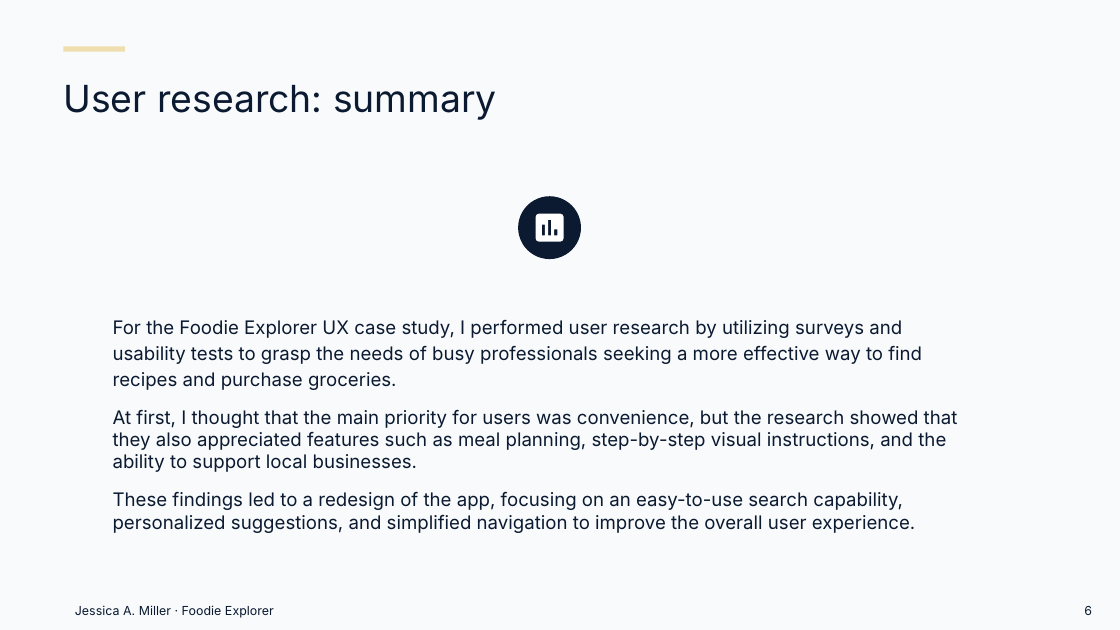
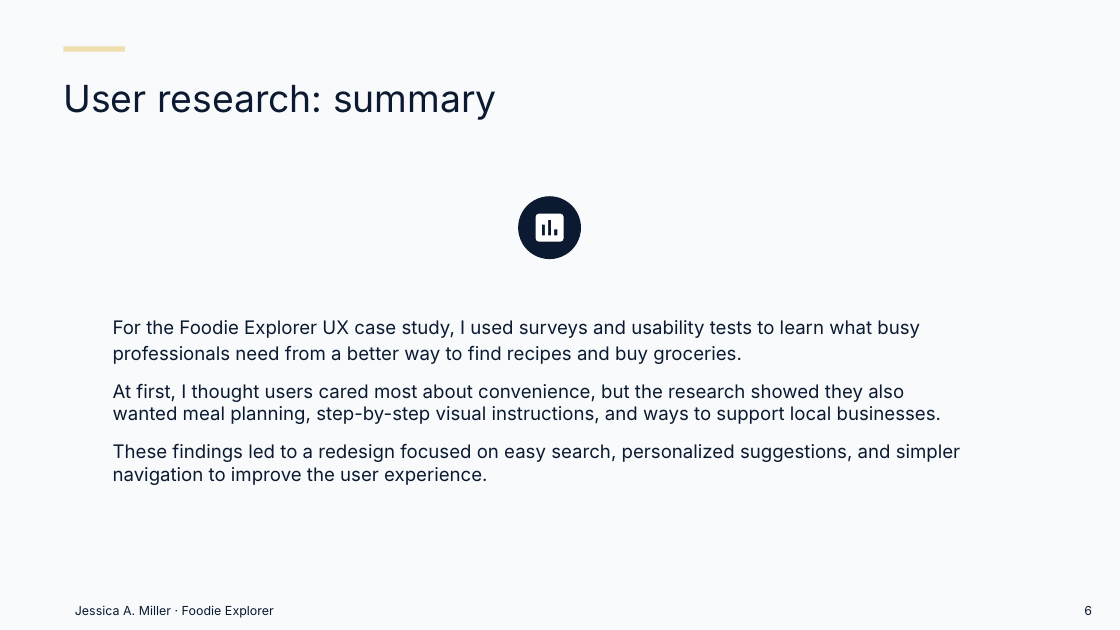
Before and after one commit to Millrjess/millrjess.github.io, a slide deck: slide 6 of assets/presentations/Foodie_Explorer_Case_Study_Professional.pptx. Drawn at 1120x630 pixels with LibreOffice and Linux fonts; fonts in the diff are those of the drawing. Boxes give left, top, right and bottom in pixels: in the first picture for what was removed or moved away, otherwise in the second. Text is boxed around its words. In the diff, an @@ line names an element or a change of style, - is before the commit and + after.

Commit message:
Foodie Explorer full case study: content edit for clarity and conciseness (81 text changes)

```diff
--- a/assets/presentations/Foodie_Explorer_Case_Study_Professional.pptx
+++ b/assets/presentations/Foodie_Explorer_Case_Study_Professional.pptx
@@ text at (113, 320, 960, 485): text changed @@
-For the Foodie Explorer UX case study, I performed user research by utilizing surveys and usability tests to grasp the needs of busy professionals seeking a more effective way to find recipes and purchase groceries.
-At first, I thought that the main priority for users was convenience, but the research showed that they also appreciated features such as meal planning, step-by-step visual instructions, and the ability to support local businesses.
-These findings led to a redesign of the app, focusing on an easy-to-use search capability, personalized suggestions, and simplified navigation to improve the overall user experience.
+For the Foodie Explorer UX case study, I used surveys and usability tests to learn what busy professionals need from a better way to find recipes and buy groceries.
+At first, I thought users cared most about convenience, but the research showed they also wanted meal planning, step-by-step visual instructions, and ways to support local businesses.
+These findings led to a redesign focused on easy search, personalized suggestions, and simpler navigation to improve the user experience.
```
Also in this commit, not shown: 19 other slides changed, 1 other file.
